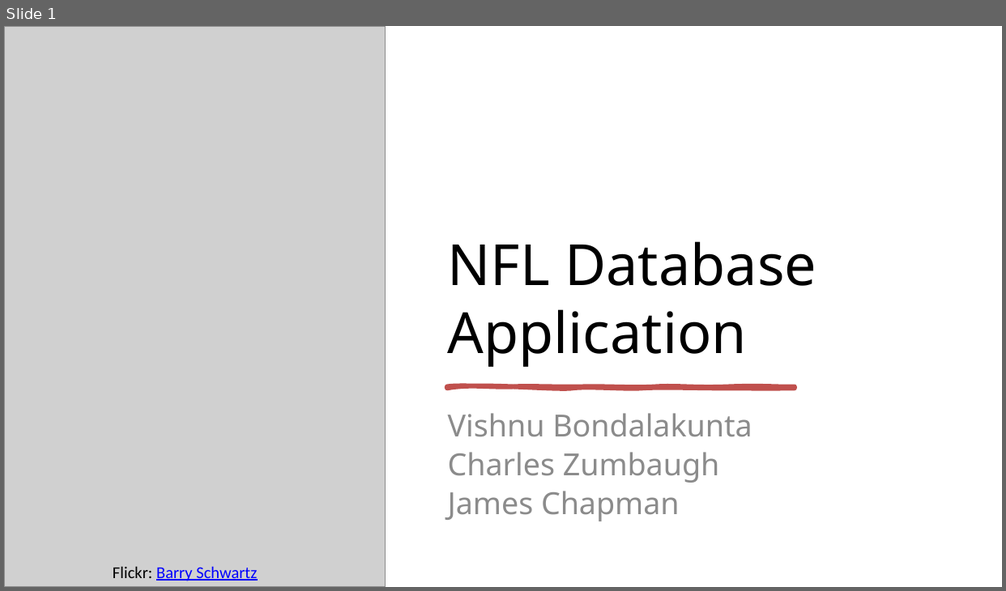
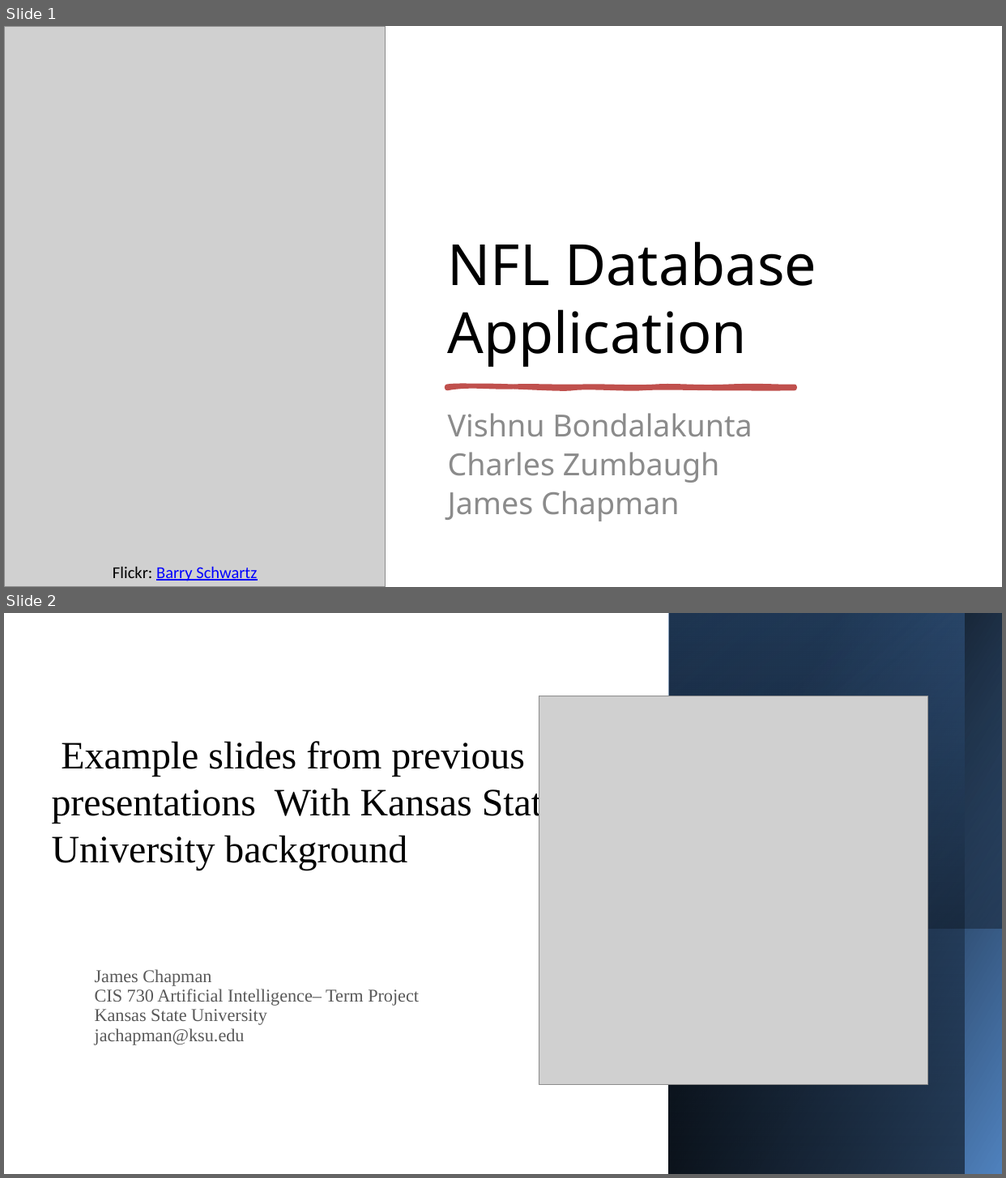
Before and after one commit to JamesChapmanNV/NFL_Database_App, a slide deck: Project Presentation/NFL_Database_Presentation.pptx. Shown one above the other, each under a label of ours: slide 1 before the commit, slides 1 and 2 after it. The pictures are 1006x591 and 1006x1178 pixels, drawn with LibreOffice and Linux fonts; fonts in the diff are those of the drawing; grey boxes stand for pictures. Boxes give left, top, right and bottom in pixels: in the first picture for what was removed or moved away, otherwise in the second. Text is boxed around its words. In the diff, an @@ line names an element or a change of style, - is before the commit and + after.

```diff
--- a/Project Presentation/NFL_Database_Presentation.pptx
+++ b/Project Presentation/NFL_Database_Presentation.pptx
@@ slide 2 added at box(4, 613, 1002, 1174), background #FFFFFF @@
@@ rectangle added at box(669, 613, 1002, 1174), fill gradient #000000 to #4F81BD @@
@@ rectangle added at box(669, 613, 964, 1174), fill gradient #376092 to #000000 @@
@@ rectangle added at box(669, 613, 1002, 928), fill gradient #000000 to #4F81BD @@
@@ picture added at box(539, 696, 928, 1085) @@
@@ title added at box(52, 741, 560, 870), 28 pt, text #000000 @@
+Example slides from previous presentations With Kansas State University background
@@ subtitle added at box(95, 969, 419, 1046), 13 pt, text #595959 @@
+James Chapman
+CIS 730 Artificial Intelligence– Term Project
+Kansas State University
+jachapman@ksu.edu
```
Also in this commit, not shown: 2 other slides added.
